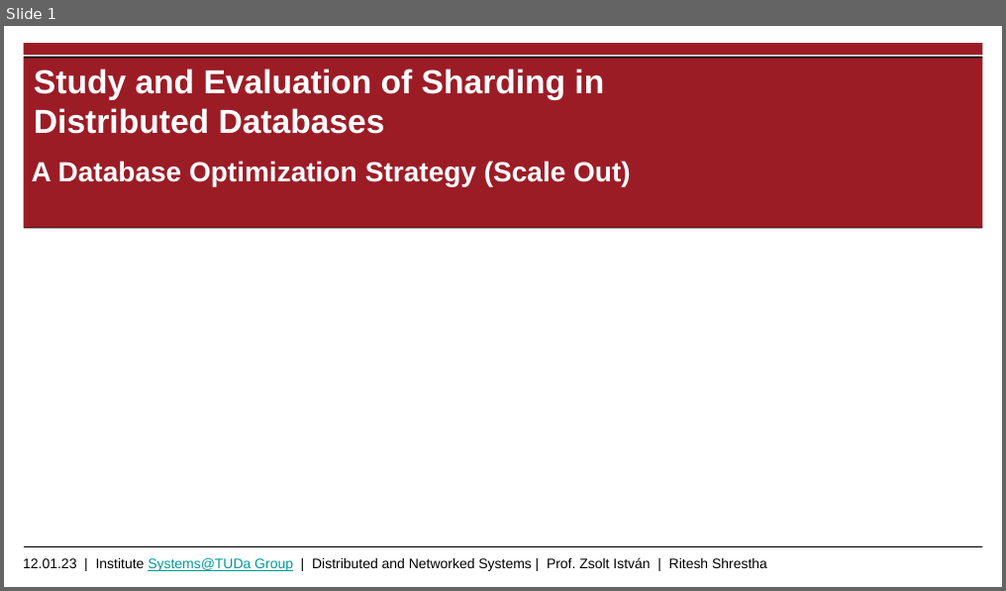
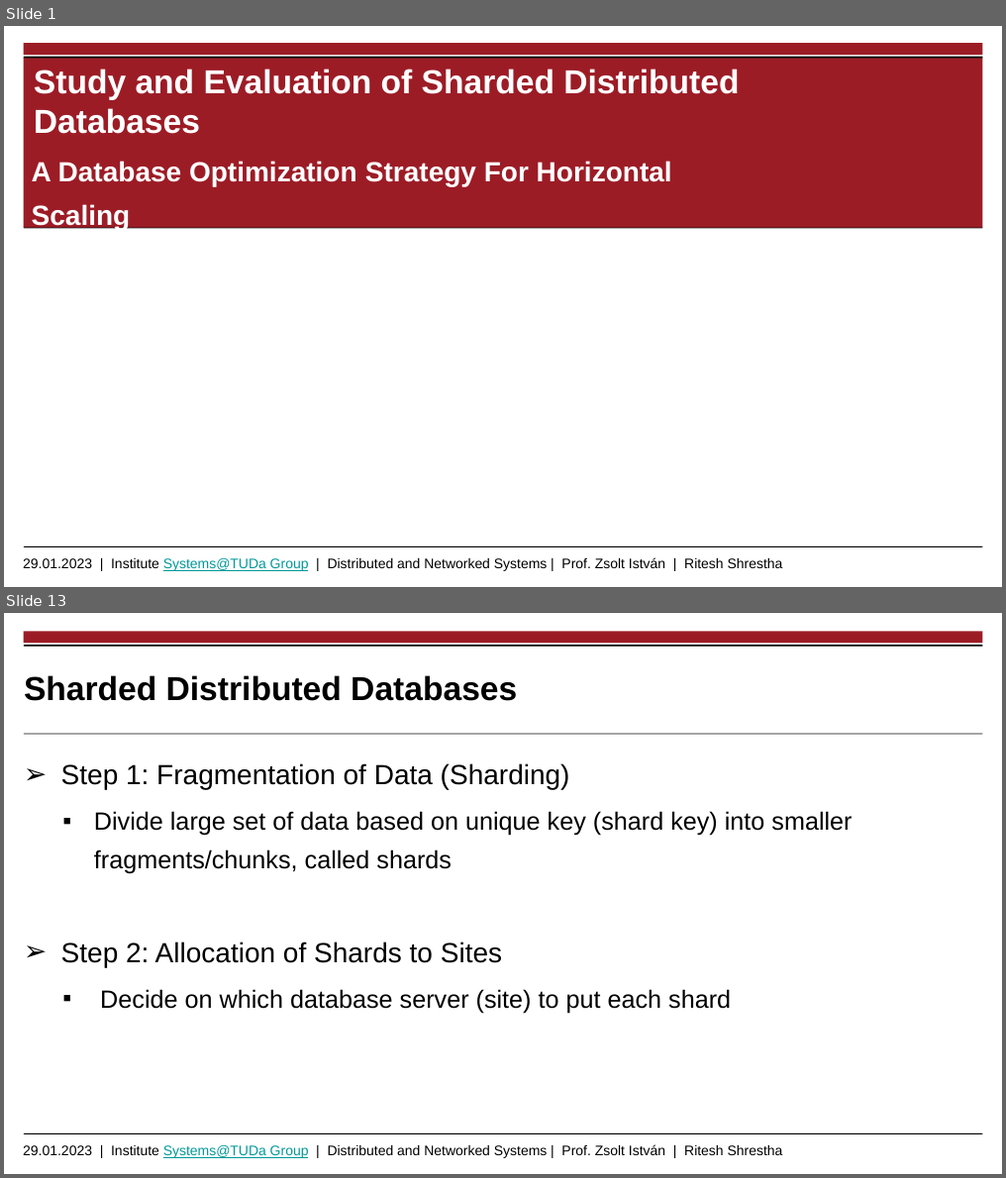
Before and after one commit to riteshCodes/sharded-distributed-databases, a slide deck: Documentation/Thesis_Presentation_Shrestha_Ritesh.pptx. Shown one above the other, each under a label of ours: slide 1 before the commit, slides 1 and 13 after it; the slides between them are not shown. The pictures are 1006x591 and 1006x1178 pixels, drawn with LibreOffice and Linux fonts; fonts in the diff are those of the drawing; background and template pictures are left out. Boxes give left, top, right and bottom in pixels: in the first picture for what was removed or moved away, otherwise in the second. Text is boxed around its words. In the diff, an @@ line names an element or a change of style, - is before the commit and + after.

```diff
--- a/Documentation/Thesis_Presentation_Shrestha_Ritesh.pptx
+++ b/Documentation/Thesis_Presentation_Shrestha_Ritesh.pptx
@@ slide 13 added at [4,613,1002,1174], background #FFFFFF; not listed: 2 template elements that a slide beside it also shows @@
@@ rectangle added at [24,631,983,643], fill #9C1C26 @@
@@ line added from (24, 645) to (983, 645), #000000 1.2 pt @@
@@ title added at [24,675,517,701], 24 pt, text #000000, bold @@
+Sharded Distributed Databases
@@ line added from (24, 734) to (983, 734), #000000 0.6 pt @@
@@ text added at [61,763,851,1013], 18 pt, text #000000 @@
+➢ Step 1: Fragmentation of Data (Sharding)
+    ▪ Divide large set of data based on unique key (shard key) into smaller fragments/chunks, called shards
+➢ Step 2: Allocation of Shards to Sites
+    ▪ Decide on which database server (site) to put each shard
@@ slide 1 changed as well @@
@@ title at [34,69,739,134]: text changed @@
-Study and Evaluation of Sharding in Distributed Databases
+Study and Evaluation of Sharded Distributed Databases
@@ subtitle at [32,161,672,230]: text changed @@
-A Database Optimization Strategy (Scale Out)
+A Database Optimization Strategy For Horizontal Scaling
@@ text at [23,558,783,571]: text changed @@
-12.01.23 | Institute Systems@TUDa Group | Distributed and Networked Systems | Prof. Zsolt István | Ritesh Shrestha
+29.01.2023 | Institute Systems@TUDa Group | Distributed and Networked Systems | Prof. Zsolt István | Ritesh Shrestha
```
Also in this commit, not shown: 1 other slide changed, 22 other slides added, 4 slides removed, 1 other file.
